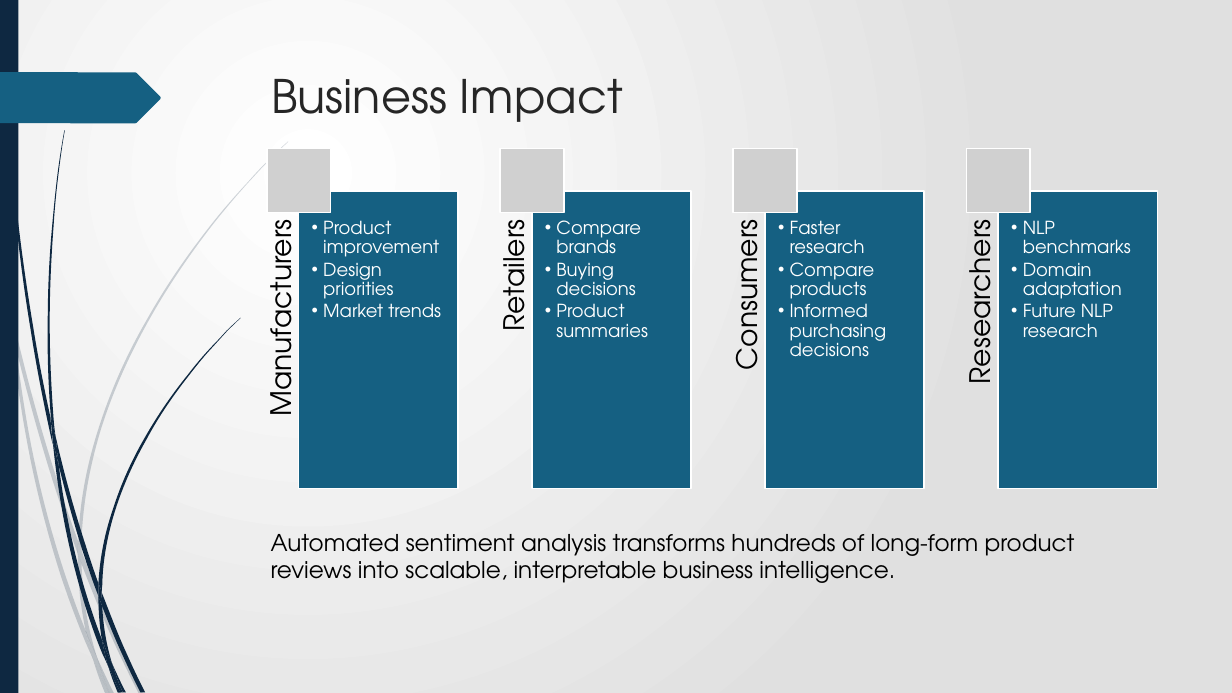
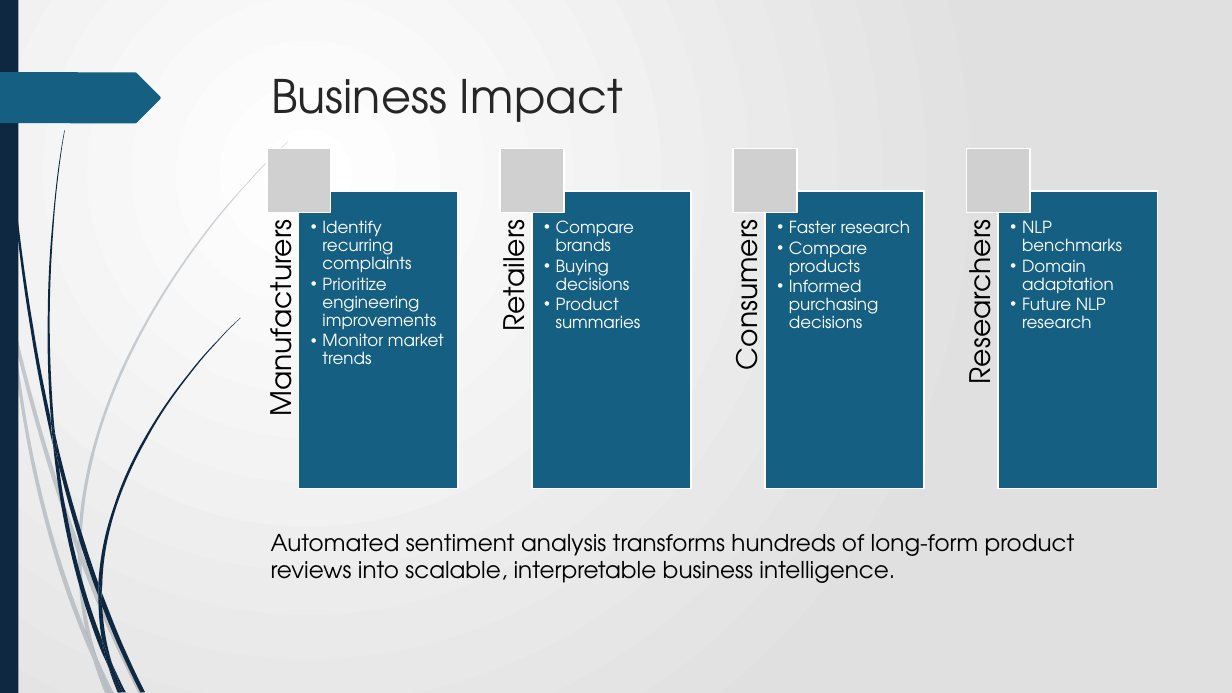
Before and after one commit to Austin-Engstrom/capstone-ds785, a slide deck: slide 6 of project_documents/DS785_Final_Presentation.pptx. Drawn at 1232x693 pixels with LibreOffice and Linux fonts; fonts in the diff are those of the drawing; grey boxes stand for pictures. Boxes give left, top, right and bottom in pixels: in the first picture for what was removed or moved away, otherwise in the second. Text is boxed around its words. In the diff, an @@ line names an element or a change of style, - is before the commit and + after.

```diff
--- a/project_documents/DS785_Final_Presentation.pptx
+++ b/project_documents/DS785_Final_Presentation.pptx
@@ size 14 to 13 pt in 3 elements at (556,220,641,328), (789,220,910,328), (1022,220,1122,329) @@
@@ text at (322,220,444,364): text changed; size 14 to 13 pt @@
-  • Product improvement
-  • Design priorities
-  • Market trends
+  • Identify recurring complaints
+  • Prioritize engineering improvements
+  • Monitor market trends
```
Also in this commit, not shown: 3 other slides changed.
